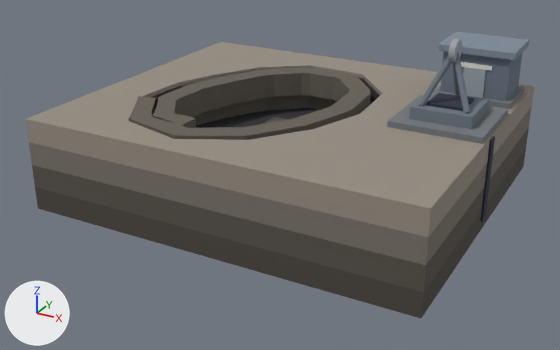
Renders of the glTF model price-of-everything-0.1/assets/supply_chain_3d/mine_flush_lvl1.glb from each side of a commit.
Rendered twice from a camera (50 mm lens) standing at (0.862, -1.654, 0.85) and looking at (-0.005, -0.079, 0.062). Lighting does not change. The marker at lower left points along +X, +Y and +Z. The picture after the commit comes second. Vertices at exactly the same position are counted once.

Names of what the first picture shows: 'mine_flush'.
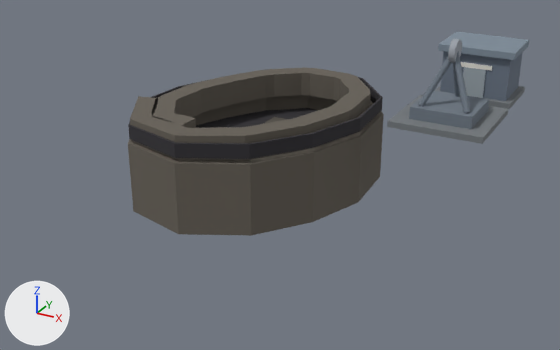
The change, as JSON lines over the scene's bpy script:
```json
{"block": "me_mine_flush", "where": "# used by ob_mine_flush; location = (0.0, 0.0, 0.0)"}
{"op": "remove", "block": "me_mine_flush", "code": "me_mine_flush.from_pydata(...)  # 664 vertices, 1416 faces; spans x -0.499..0.499, y -0.425..0.425, z 0.0..0.428"}
{"op": "add", "block": "me_mine_flush", "code": "me_mine_flush.from_pydata(...)  # 528 vertices, 1008 faces; spans x -0.372..0.489, y -0.368..0.354, z 0.0..0.428"}
{"block": "me_mine_flush", "change": "me_mine_flush part 1: the loose piece of 120 vertices spanning x -0.499..0.494, y -0.425..0.425, z 0.0..0.235 is deleted"}
{"block": "me_mine_flush", "change": "me_mine_flush part 2: the loose piece of 8 vertices spanning x 0.335..0.422, y 0.002..0.089, z 0.276..0.285 is deleted"}
{"block": "me_mine_flush", "change": "me_mine_flush part 3: the loose piece of 8 vertices spanning x 0.495..0.499, y -0.024..0.003, z 0.029..0.231 is deleted"}
```

Where the change shows, as pixel boxes (x1, y1, x2, y2) in the pictures (560 x 350 px):
```json
{"object": "mine_flush", "change": "reshaped", "before": [25, 32, 534, 318], "after": [128, 32, 529, 236], "on screen": "21% narrower, 29% shorter"}
{"part": 1, "of": "me_mine_flush", "change": "deleted", "before": [25, 42, 534, 318]}
{"part": 2, "of": "me_mine_flush", "change": "deleted", "before": [426, 93, 474, 111]}
{"part": 3, "of": "me_mine_flush", "change": "deleted", "before": [481, 136, 495, 222]}
```
